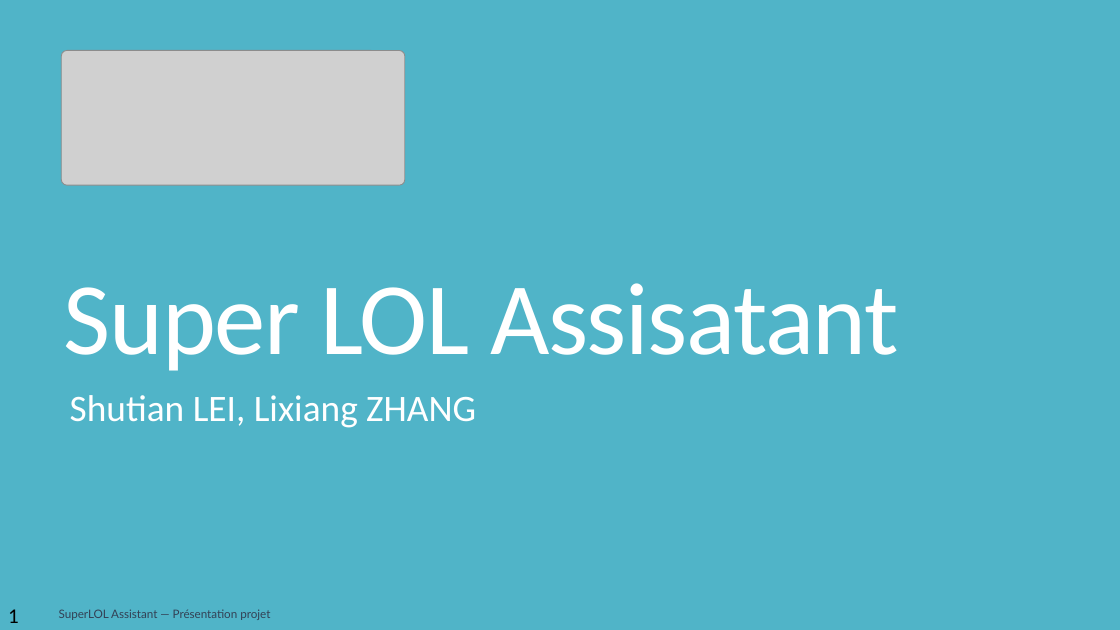
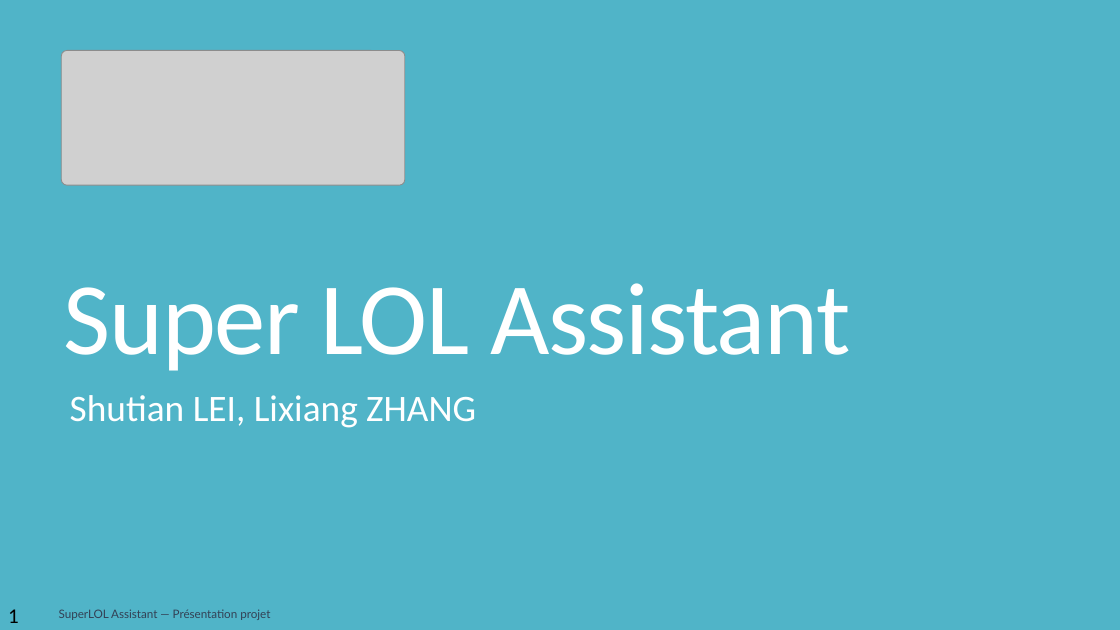
Before and after one commit to monsieurazazel-lgtm/PAI_2025_LEI_ZHANG_superLOLassistant, a slide deck: slide 1 of Soutenance_SuperLOL_Presentation.pptx. Drawn at 1120x630 pixels with LibreOffice and Linux fonts; fonts in the diff are those of the drawing; grey boxes stand for pictures. Boxes give left, top, right and bottom in pixels: in the first picture for what was removed or moved away, otherwise in the second. Text is boxed around its words. In the diff, an @@ line names an element or a change of style, - is before the commit and + after.

```diff
--- a/Soutenance_SuperLOL_Presentation.pptx
+++ b/Soutenance_SuperLOL_Presentation.pptx
@@ title at [64, 283, 851, 371]: text changed @@
-Super LOL Assisatant
+Super LOL Assistant
```
Also in this commit, not shown: 5 other slides changed, 2 slides added.
